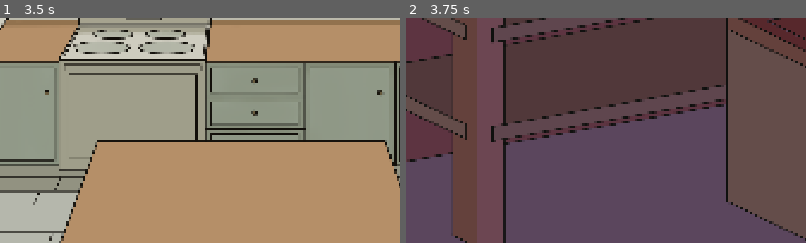
Above: before the commit, frames 1-2 (left to right).
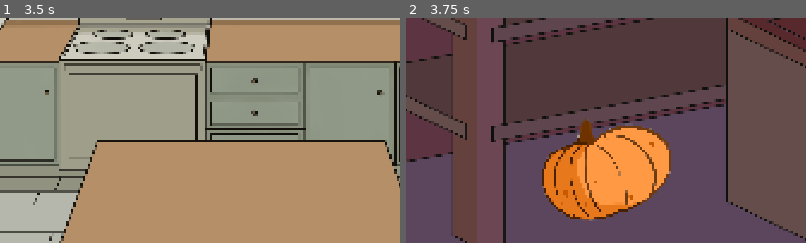
Above: after the commit, the same moments.

Repository: nstryder/Pumpkin-And-Mayhem
Game: Godot game, scene res://src/main.tscn
Two runs of this game, one before a commit and one after it. Both use one fixed random seed, a clock stepped at 60 frames per second and the inputs below.
Inputs (mouse positions are % of the whole screen's width and height, from its top left):
- Up to frame 1 (3.5 s): tap Enter at 0.5, 2 s; move the mouse to (72, 45) at 0.52 s; click (72, 45) at 0.67 s; tap Space at 1.25, 2.75 s; drag from (30, 55) to (45, 70) at 1.27 s; move the mouse to (60, 28) at 2.02 s; click (60, 28) at 2.17 s; drag from (45, 70) to (20, 35) at 2.77 s
- Up to frame 2 (3.75 s): tap Enter at 3.5 s; move the mouse to (80, 65) at 3.52 s; click (80, 65) at 3.67 s
The pictures show only the part of the screen within x 10-60%, y 50-100%; the shares and areas given below are measured in that part.

Frame 1 is identical in both runs. In frame 2, 10% of the frame differs, in the area x 34-67%, y 44-91%.

Commit message:
Refactored polygon highlight + Added pumpkin in pantry

Diff:
--- a/project.godot
+++ b/project.godot
@@ -18,6 +18,7 @@
 [autoload]
 
 EventBus="*uid://diffiiq28mf7r"
+GlobalState="*uid://da4bih38homgi"
 
 [debug]
 
--- a/src/game_components/clickable_highlight_area.gd
+++ /dev/null
@@ -1,27 +0,0 @@
-extends ClickableArea
-
-## You MUST add a CollisionPolygon2D for this node to work.
-
-var tween: Tween
-
-@onready var highlight: Polygon2D = $Highlight
-
-
-func _ready() -> void:
-	var collision: CollisionPolygon2D = get_node("CollisionPolygon2D")
-	highlight.polygon = collision.polygon
-	highlight.modulate.a = 0
-
-
-func _on_mouse_entered() -> void:
-	if tween:
-		tween.kill()
-	tween = create_tween()
-	tween.tween_property(highlight, "modulate:a", 1, 0.1)
-
-
-func _on_mouse_exited() -> void:
-	if tween:
-		tween.kill()
-	tween = create_tween()
-	tween.tween_property(highlight, "modulate:a", 0, 0.1)
--- a/src/game_components/clickable_highlight_area.tscn
+++ /dev/null
@@ -1,18 +0,0 @@
-[gd_scene format=3 uid="uid://o6klciqvvcd3"]
-
-[ext_resource type="PackedScene" uid="uid://cabdnqygsbkqp" path="res://src/game_components/clickable_area.tscn" id="1_ny4d7"]
-[ext_resource type="Script" uid="uid://cox15jd4adema" path="res://src/game_components/clickable_highlight_area.gd" id="2_ot7og"]
-
-[sub_resource type="CanvasItemMaterial" id="CanvasItemMaterial_gh0ne"]
-blend_mode = 1
-
-[node name="ClickableHighlightArea" unique_id=1746058275 instance=ExtResource("1_ny4d7")]
-material = SubResource("CanvasItemMaterial_gh0ne")
-script = ExtResource("2_ot7og")
-
-[node name="Highlight" type="Polygon2D" parent="." index="0" unique_id=1218803986]
-color = Color(0, 2.728708, 18.892157, 0.54509807)
-antialiased = true
-
-[connection signal="mouse_entered" from="." to="." method="_on_mouse_entered"]
-[connection signal="mouse_exited" from="." to="." method="_on_mouse_exited"]
--- /dev/null
+++ b/src/game_components/clickable_outline_area.gd
@@ -0,0 +1,27 @@
+extends ClickableArea
+
+# For this to work properly, children sprites should have "Use parent material" enabled.
+
+@onready var animation_player: AnimationPlayer = $AnimationPlayer
+
+
+func _ready() -> void:
+	set_stroke_width(0)
+	for node in get_children():
+		if node is not CanvasItem:
+			continue
+		var canvas_item: CanvasItem = node
+		canvas_item.use_parent_material = true
+
+
+func set_stroke_width(width: float) -> void:
+	var shader: ShaderMaterial = material
+	shader.set_shader_parameter("width", width)
+
+
+func _on_mouse_entered() -> void:
+	animation_player.play("pulse")
+
+func _on_mouse_exited() -> void:
+	animation_player.stop()
+	set_stroke_width(0)
--- /dev/null
+++ b/src/game_components/clickable_outline_area.tscn
@@ -0,0 +1,60 @@
+[gd_scene format=3 uid="uid://b870gceb77832"]
+
+[ext_resource type="PackedScene" uid="uid://cabdnqygsbkqp" path="res://src/game_components/clickable_area.tscn" id="1_td0os"]
+[ext_resource type="Script" uid="uid://cjuleeavqa7du" path="res://src/game_components/clickable_outline_area.gd" id="2_o27y2"]
+[ext_resource type="Shader" uid="uid://dwq3k20ebxsvn" path="res://src/shaders/stroke.gdshader" id="2_xexu6"]
+
+[sub_resource type="ShaderMaterial" id="ShaderMaterial_lwrwe"]
+shader = ExtResource("2_xexu6")
+shader_parameter/color = Color(1, 1, 1, 0.7411765)
+shader_parameter/width = 0.0
+shader_parameter/pattern = 1
+shader_parameter/inside = false
+shader_parameter/add_margins = true
+
+[sub_resource type="Animation" id="Animation_8q2iy"]
+length = 0.001
+tracks/0/type = "value"
+tracks/0/imported = false
+tracks/0/enabled = true
+tracks/0/path = NodePath(".:material:shader_parameter/width")
+tracks/0/interp = 1
+tracks/0/loop_wrap = true
+tracks/0/keys = {
+"times": PackedFloat32Array(0),
+"transitions": PackedFloat32Array(1),
+"update": 0,
+"values": [0.0]
+}
+
+[sub_resource type="Animation" id="Animation_ic35a"]
+resource_name = "pulse"
+loop_mode = 1
+tracks/0/type = "value"
+tracks/0/imported = false
+tracks/0/enabled = true
+tracks/0/path = NodePath(".:material:shader_parameter/width")
+tracks/0/interp = 2
+tracks/0/loop_wrap = true
+tracks/0/keys = {
+"times": PackedFloat32Array(0, 0.5),
+"transitions": PackedFloat32Array(1, 1),
+"update": 0,
+"values": [10.0, 30.000001425]
+}
+
+[sub_resource type="AnimationLibrary" id="AnimationLibrary_8q2iy"]
+_data = {
+&"RESET": SubResource("Animation_8q2iy"),
+&"pulse": SubResource("Animation_ic35a")
+}
+
+[node name="ClickableOutlineArea" unique_id=1746058275 instance=ExtResource("1_td0os")]
+material = SubResource("ShaderMaterial_lwrwe")
+script = ExtResource("2_o27y2")
+
+[node name="AnimationPlayer" type="AnimationPlayer" parent="." index="0" unique_id=1474665287]
+libraries/ = SubResource("AnimationLibrary_8q2iy")
+
+[connection signal="mouse_entered" from="." to="." method="_on_mouse_entered"]
+[connection signal="mouse_exited" from="." to="." method="_on_mouse_exited"]
--- /dev/null
+++ b/src/game_components/clickable_polygon.gd
@@ -0,0 +1,29 @@
+extends Polygon2D
+
+signal clicked
+
+var tween: Tween
+
+@onready var collision_polygon_2d: CollisionPolygon2D = %CollisionPolygon2D
+
+func _ready() -> void:
+	collision_polygon_2d.polygon = polygon
+	modulate.a = 0
+
+
+func _on_clickable_area_clicked() -> void:
+	clicked.emit()
+
+
+func _on_clickable_area_mouse_entered() -> void:
+	if tween:
+		tween.kill()
+	tween = create_tween()
+	tween.tween_property(self, "modulate:a", 1, 0.1)
+
+
+func _on_clickable_area_mouse_exited() -> void:
+	if tween:
+		tween.kill()
+	tween = create_tween()
+	tween.tween_property(self, "modulate:a", 0, 0.1)
--- /dev/null
+++ b/src/game_components/clickable_polygon.tscn
@@ -0,0 +1,16 @@
+[gd_scene format=3 uid="uid://cun40reuoy7oc"]
+
+[ext_resource type="Script" uid="uid://dybd2kuuxopp3" path="res://src/game_components/clickable_polygon.gd" id="1_prw7n"]
+[ext_resource type="PackedScene" uid="uid://cabdnqygsbkqp" path="res://src/game_components/clickable_area.tscn" id="2_opjbj"]
+
+[node name="ClickablePolygon" type="Polygon2D" unique_id=1544714182]
+script = ExtResource("1_prw7n")
+
+[node name="ClickableArea" parent="." unique_id=1746058275 instance=ExtResource("2_opjbj")]
+
+[node name="CollisionPolygon2D" type="CollisionPolygon2D" parent="ClickableArea" unique_id=2113855517]
+unique_name_in_owner = true
+
+[connection signal="clicked" from="ClickableArea" to="." method="_on_clickable_area_clicked"]
+[connection signal="mouse_entered" from="ClickableArea" to="." method="_on_clickable_area_mouse_entered"]
+[connection signal="mouse_exited" from="ClickableArea" to="." method="_on_clickable_area_mouse_exited"]
--- a/src/game_screens/kitchen_scene.tscn
+++ b/src/game_screens/kitchen_scene.tscn
@@ -1,8 +1,21 @@
 [gd_scene format=3 uid="uid://cu0hrfgp6mbuy"]
 
 [ext_resource type="Texture2D" uid="uid://crslqtqvqqrbe" path="res://assets/gfx/sprites/backgrounds/kitchen.png" id="1_04bkp"]
-[ext_resource type="PackedScene" uid="uid://o6klciqvvcd3" path="res://src/game_components/clickable_highlight_area.tscn" id="2_mt43b"]
+[ext_resource type="PackedScene" uid="uid://cun40reuoy7oc" path="res://src/game_components/clickable_polygon.tscn" id="2_mt43b"]
 [ext_resource type="PackedScene" uid="uid://c4o3ecrj177ac" path="res://src/game_components/scene_changer.tscn" id="4_bpg2w"]
+
+[sub_resource type="CanvasItemMaterial" id="CanvasItemMaterial_mt43b"]
+blend_mode = 1
+
+[sub_resource type="Gradient" id="Gradient_qofop"]
+interpolation_mode = 2
+colors = PackedColorArray(0.37, 0.5695001, 1, 0.78039217, 0, 0, 0, 1)
+
+[sub_resource type="GradientTexture2D" id="GradientTexture2D_mt43b"]
+gradient = SubResource("Gradient_qofop")
+width = 360
+fill_from = Vector2(1, 0)
+fill_to = Vector2(0.19455253, 0)
 
 [node name="KitchenScene" type="Node2D" unique_id=1398770604]
 
@@ -10,12 +23,13 @@
 texture = ExtResource("1_04bkp")
 centered = false
 
-[node name="PantryHighlight" parent="." unique_id=1746058275 instance=ExtResource("2_mt43b")]
-
-[node name="CollisionPolygon2D" type="CollisionPolygon2D" parent="PantryHighlight" unique_id=1866481746]
-polygon = PackedVector2Array(1474, 9, 1762, 65, 1762, 1035, 1609, 1070, 1474, 896)
+[node name="ClickablePolygon" parent="." unique_id=1544714182 instance=ExtResource("2_mt43b")]
+material = SubResource("CanvasItemMaterial_mt43b")
+position = Vector2(1474, 9)
+texture = SubResource("GradientTexture2D_mt43b")
+polygon = PackedVector2Array(0, 4, 285, 58, 284, 1027, 163, 1060, 134, 1059, 14, 888, 0, 888)
 
 [node name="SceneChanger" parent="." unique_id=431471297 instance=ExtResource("4_bpg2w")]
 new_scene_path = "res://src/game_screens/pantry_scene.tscn"
 
-[connection signal="clicked" from="PantryHighlight" to="SceneChanger" method="request_new_scene"]
+[connection signal="clicked" from="ClickablePolygon" to="SceneChanger" method="request_new_scene"]
--- /dev/null
+++ b/src/game_screens/pantry_scene.gd
@@ -0,0 +1,13 @@
+extends Node2D
+
+@onready var pumpkin: ClickableArea = %Pumpkin
+
+# Called when the node enters the scene tree for the first time.
+func _ready() -> void:
+	if GlobalState.holds_pumpkin:
+		pumpkin.queue_free()
+
+
+func _on_pumpkin_clicked() -> void:
+	GlobalState.holds_pumpkin = true
+	pumpkin.queue_free()
--- a/src/game_screens/pantry_scene.tscn
+++ b/src/game_screens/pantry_scene.tscn
@@ -1,21 +1,52 @@
 [gd_scene format=3 uid="uid://dngehscb80t1h"]
 
 [ext_resource type="Texture2D" uid="uid://c16nsdbftt778" path="res://assets/gfx/sprites/backgrounds/pantry.png" id="1_ikwpo"]
-[ext_resource type="PackedScene" uid="uid://o6klciqvvcd3" path="res://src/game_components/clickable_highlight_area.tscn" id="2_a05fl"]
+[ext_resource type="Script" uid="uid://dyrrdcxv6lxot" path="res://src/game_screens/pantry_scene.gd" id="1_pamml"]
 [ext_resource type="PackedScene" uid="uid://c4o3ecrj177ac" path="res://src/game_components/scene_changer.tscn" id="3_pamml"]
+[ext_resource type="PackedScene" uid="uid://cun40reuoy7oc" path="res://src/game_components/clickable_polygon.tscn" id="3_qofop"]
+[ext_resource type="PackedScene" uid="uid://b870gceb77832" path="res://src/game_components/clickable_outline_area.tscn" id="5_qofop"]
+[ext_resource type="Texture2D" uid="uid://bxia6ay2lv24e" path="res://assets/gfx/sprites/ingredients/pumpkinWhole.png" id="6_fmqa0"]
+
+[sub_resource type="CanvasItemMaterial" id="CanvasItemMaterial_fmqa0"]
+blend_mode = 1
+
+[sub_resource type="Gradient" id="Gradient_qofop"]
+interpolation_mode = 2
+colors = PackedColorArray(0.37, 0.5695001, 1, 0.78039217, 0, 0, 0, 1)
+
+[sub_resource type="GradientTexture2D" id="GradientTexture2D_wccmg"]
+gradient = SubResource("Gradient_qofop")
+width = 360
+fill_from = Vector2(0.19455253, 0)
+
+[sub_resource type="RectangleShape2D" id="RectangleShape2D_lwrwe"]
+size = Vector2(316, 244)
 
 [node name="PantryScene" type="Node2D" unique_id=224631499]
+script = ExtResource("1_pamml")
 
 [node name="Pantry" type="Sprite2D" parent="." unique_id=1634005516]
 texture = ExtResource("1_ikwpo")
 centered = false
 
-[node name="ClickableHighlightArea" parent="." unique_id=1746058275 instance=ExtResource("2_a05fl")]
-
-[node name="CollisionPolygon2D" type="CollisionPolygon2D" parent="ClickableHighlightArea" unique_id=1699600347]
+[node name="BackToPantry" parent="." unique_id=1544714182 instance=ExtResource("3_qofop")]
+material = SubResource("CanvasItemMaterial_fmqa0")
+texture = SubResource("GradientTexture2D_wccmg")
 polygon = PackedVector2Array(0, 1080, 360, 1080, 360, 0, 0, 0)
 
 [node name="SceneChanger" parent="." unique_id=431471297 instance=ExtResource("3_pamml")]
 new_scene_path = "res://src/game_screens/kitchen_scene.tscn"
 
-[connection signal="clicked" from="ClickableHighlightArea" to="SceneChanger" method="request_new_scene"]
+[node name="Pumpkin" parent="." unique_id=1112811118 instance=ExtResource("5_qofop")]
+unique_name_in_owner = true
+position = Vector2(675, 905)
+
+[node name="PumpkinWhole" type="Sprite2D" parent="Pumpkin" unique_id=1963594244]
+scale = Vector2(0.3, 0.3)
+texture = ExtResource("6_fmqa0")
+
+[node name="CollisionShape2D" type="CollisionShape2D" parent="Pumpkin" unique_id=1110431332]
+shape = SubResource("RectangleShape2D_lwrwe")
+
+[connection signal="clicked" from="BackToPantry" to="SceneChanger" method="request_new_scene"]
+[connection signal="clicked" from="Pumpkin" to="." method="_on_pumpkin_clicked"]
--- /dev/null
+++ b/src/globals/global_state.gd
@@ -0,0 +1,4 @@
+extends Node
+
+
+var holds_pumpkin: bool = false
--- /dev/null
+++ b/src/shaders/stroke.gdshader
@@ -0,0 +1,62 @@
+shader_type canvas_item;
+
+uniform vec4 color : source_color = vec4(1.0);
+uniform float width : hint_range(0, 100) = 1.0;
+uniform int pattern : hint_range(0, 2) = 0; // diamond, circle, square
+uniform bool inside = false;
+uniform bool add_margins = true; // only useful when inside is false
+
+void vertex() {
+	if (add_margins) {
+		VERTEX += (UV * 2.0 - 1.0) * width;
+	}
+}
+
+bool hasContraryNeighbour(vec2 uv, vec2 texture_pixel_size, sampler2D texture) {
+	for (float i = -ceil(width); i <= ceil(width); i++) {
+		float x = abs(i) > width ? width * sign(i) : i;
+		float offset;
+
+		if (pattern == 0) {
+			offset = width - abs(x);
+		} else if (pattern == 1) {
+			offset = floor(sqrt(pow(width + 0.5, 2) - x * x));
+		} else if (pattern == 2) {
+			offset = width;
+		}
+
+		for (float j = -ceil(offset); j <= ceil(offset); j++) {
+			float y = abs(j) > offset ? offset * sign(j) : j;
+			vec2 xy = uv + texture_pixel_size * vec2(x, y);
+
+			if ((xy != clamp(xy, vec2(0.0), vec2(1.0)) || texture(texture, xy).a <= 0.0) == inside) {
+				return true;
+			}
+		}
+	}
+
+	return false;
+}
+
+void fragment() {
+	vec2 uv = UV;
+
+	if (add_margins) {
+		vec2 texture_pixel_size = vec2(1.0) / (vec2(1.0) / TEXTURE_PIXEL_SIZE + vec2(width * 2.0));
+
+		uv = (uv - texture_pixel_size * width) * TEXTURE_PIXEL_SIZE / texture_pixel_size;
+
+		if (uv != clamp(uv, vec2(0.0), vec2(1.0))) {
+			COLOR.a = 0.0;
+		} else {
+			COLOR = texture(TEXTURE, uv);
+		}
+	} else {
+		COLOR = texture(TEXTURE, uv);
+	}
+
+	if ((COLOR.a > 0.0) == inside && hasContraryNeighbour(uv, TEXTURE_PIXEL_SIZE, TEXTURE)) {
+		COLOR.rgb = inside ? mix(COLOR.rgb, color.rgb, color.a) : color.rgb;
+		COLOR.a += (1.0 - COLOR.a) * color.a;
+	}
+}
Not shown, added: assets/gfx/sprites/tools/punch.png.import
Not shown, removed: src/game_components/clickable_highlight_area.gd.uid
Not shown, added: src/game_components/clickable_outline_area.gd.uid
Not shown, added: src/game_components/clickable_polygon.gd.uid
Not shown, added: src/game_screens/pantry_scene.gd.uid
Not shown, added: src/globals/global_state.gd.uid
Not shown, added: src/shaders/stroke.gdshader.uid
